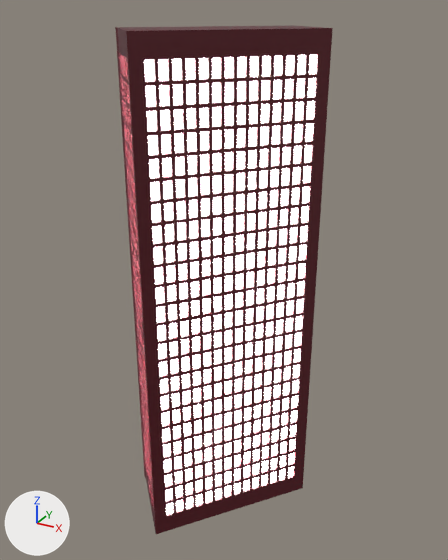
The FBX model Assets/Models/WesteriaIsland/TwoBeachfrontAvenue.fbx, before and after one commit.
One viewpoint serves both versions: a 50 mm camera at (72.7, -93.6, 103.2) aimed at (16.6, 8.4, 52.2). The axes (+X, +Y, +Z) are drawn at lower left. The lights are the same throughout.

Names of what the first picture shows: '2BeachfrontAvenue'.
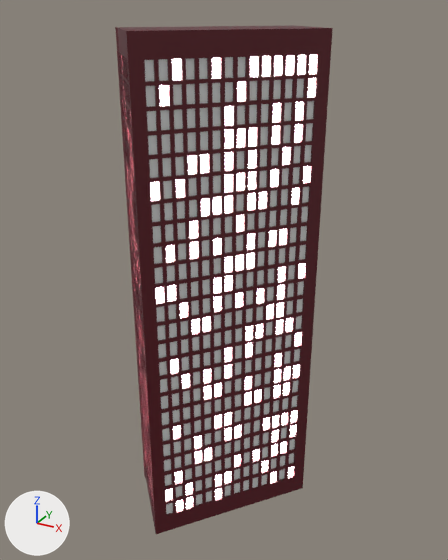
What differs and where, as boxes [x1, y1, x2, y2] in the pictures (448 x 560 px):
```json
{"part": 1, "of": "me_vert_001", "change": "recoloured", "before": [144, 57, 314, 514], "after": [144, 57, 314, 514]}
```

Edits to the scene script, one JSON object a line:
```json
{"op": "add", "block": "mat_windowoff", "code": ["mat_windowoff = principled_material('windowOFF')", "mat_windowoff.base_color = (0.8, 0.8, 0.8)  # white #e7e7e7"]}
{"block": "me_vert_001", "where": "me_vert_001.from_pydata(...)  # 12699 vertices, 12636 faces; spans x -0.8..33.9, y -13.0..27.4, z 0.0..100.0"}
{"block": "me_vert_001", "where": "# used by ob_2beachfrontavenue; location = (0.0, 0.0, 0.0)"}
{"block": "me_vert_001", "change": "me_vert_001 part 1: 884 of the faces centred in x 0.7..32.4, y -11.5..26.0, z 5.8..94.2 switch from mat_window (its picture is missing) to mat_windowoff (white #e7e7e7)"}
```
